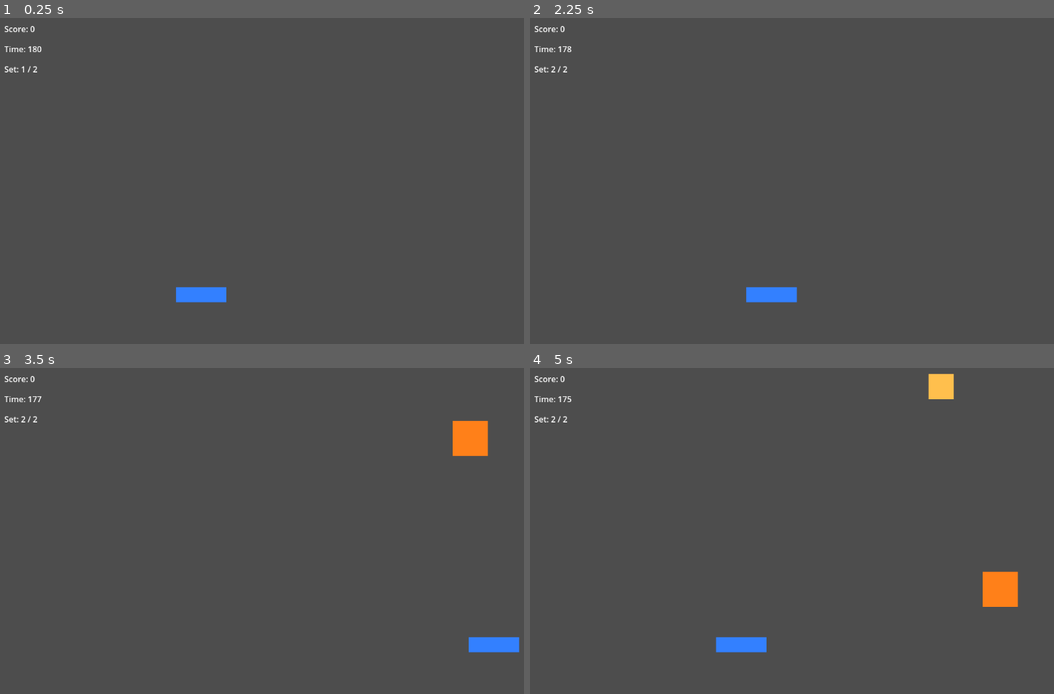
Above: before the commit, frames 1-4 (two rows, left to right).
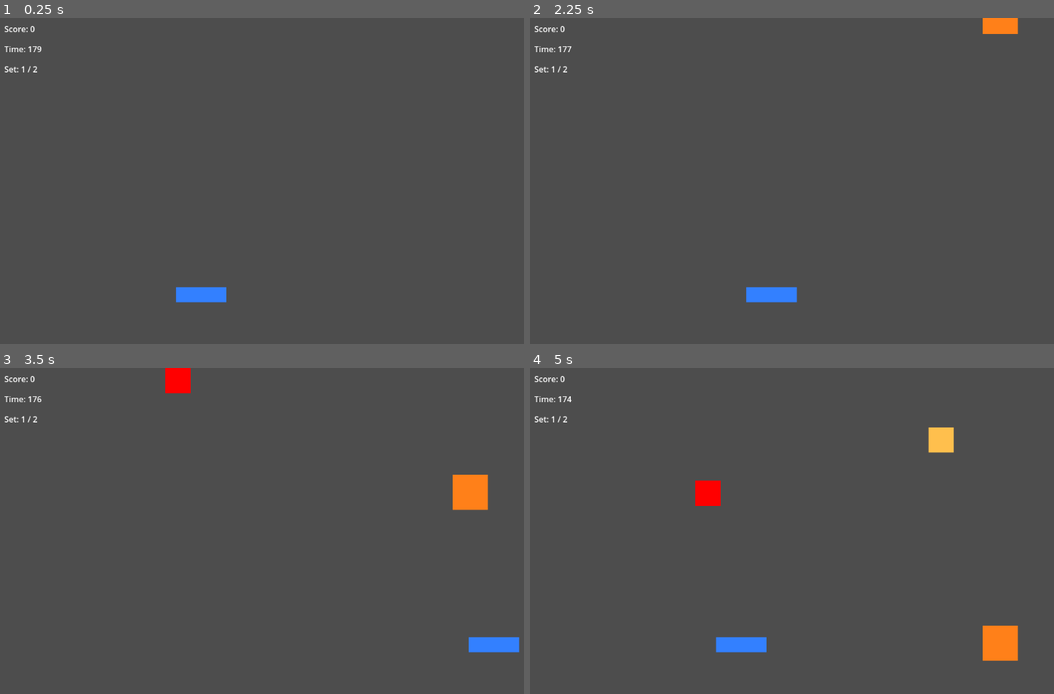
Above: after the commit, the same moments.

Repository: matz3ix/godot-kaisendon-game
Game: Godot game, scene res://scenes/main.tscn
Two runs of this game, one before a commit and one after it. Both use one fixed random seed, a clock stepped at 60 frames per second and the inputs below.
Inputs:
- Up to frame 1 (0.25 s): no input
- Up to frame 2 (2.25 s): tap Enter (ui_accept) at 0.5, 0.77, 1.52 s; hold Right (ui_right) 0.53-1.28 s; hold Left (ui_left) 1.28-2.03 s; hold Right (ui_right) from 2.03 s (still down)
- Up to frame 3 (3.5 s): keep holding Right (ui_right); tap Enter (ui_accept) at 3.02 s
- Up to frame 4 (5 s): release Right (ui_right) at 3.53 s; hold Left (ui_left) from 3.53 s (still down); tap Enter (ui_accept) at 3.77, 4.52 s

The runs differ from the first frame. In frame 1, less than 0.1% of the frame differs, in the area x 6-8%, y 8-11%; in frame 2, 0.4%; in frame 3, 1.9%; in frame 4, 2.7%, in the area x 4-94%, y 1-90%.
Error before the commit: Parse Error: Function "get_viewport_rect()" not found in base self. (res://src/player_2.gd:19)

Commit message:
Fix get_viewport_rect() in player_2.gd: use get_viewport().get_visible_rect() instead
Agent-Logs-Url: https://github.com/matz3ix/godot-kaisendon-game/sessions/eff0e58c-f101-4c59-9b74-c6db396c01d4

Co-authored-by: matz3ix <272076181+matz3ix@users.noreply.github.com>

Diff:
--- a/src/player_2.gd
+++ b/src/player_2.gd
@@ -16,7 +16,7 @@
 		spawn_timer = 0.0
 
 func _spawn_obstacle() -> void:
-	var screen: Vector2 = get_viewport_rect().size
+	var screen: Vector2 = get_viewport().get_visible_rect().size
 	var obstacle = obstacle_scene.instantiate()
 	obstacle.position.x = randf_range(50.0, screen.x - 50.0)
 	obstacle.position.y = -50.0
